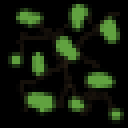
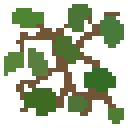
Layer changes from the first 128x128 image to the second:
removed layer "bg" over [4, 0, 128, 128]
painted on "bg #3" over [4, 4, 124, 124]
removed layer "bg #1" over [0, 0, 128, 128]
